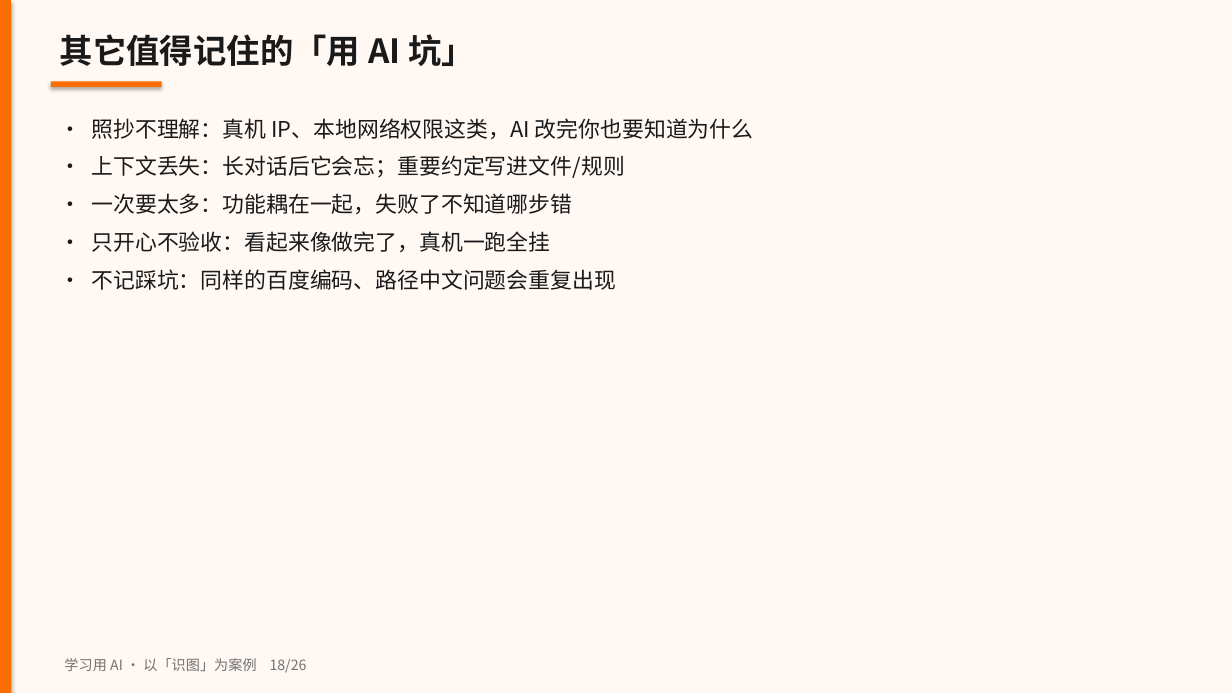
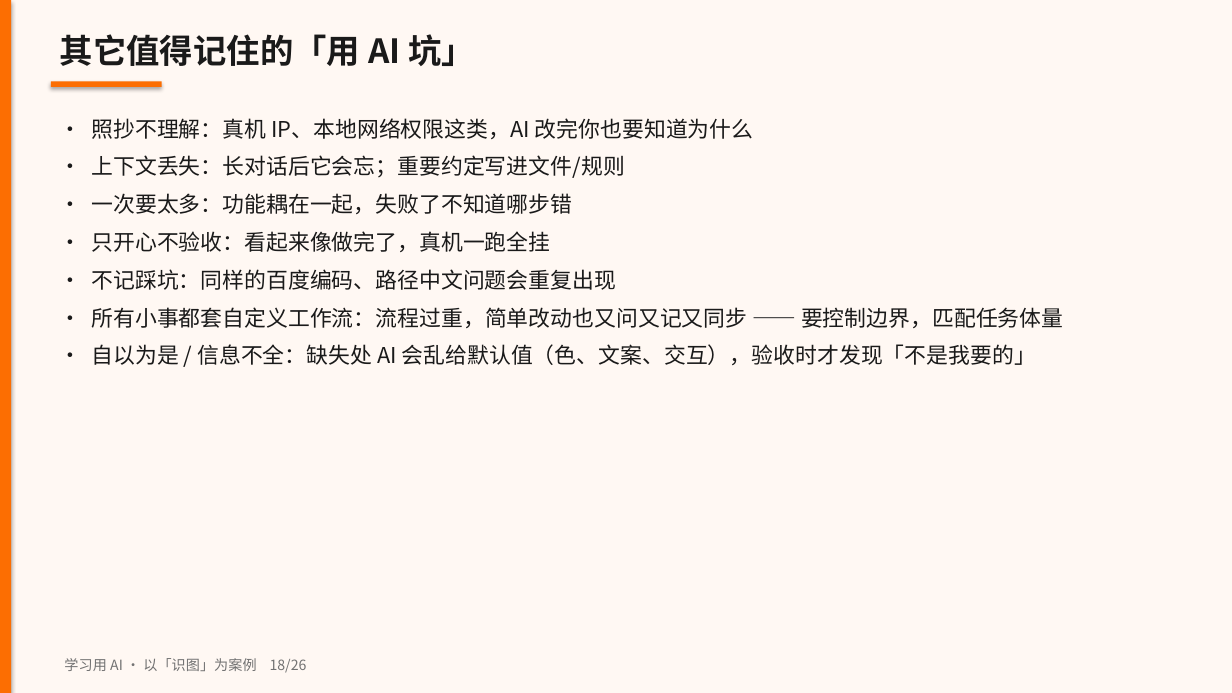
Before and after one commit to jason-jianghv/recognizeGraph, a slide deck: slide 18 of docs/share/识图-Cursor协作复盘.pptx. Drawn at 1232x693 pixels with LibreOffice and Linux fonts; fonts in the diff are those of the drawing. Boxes give left, top, right and bottom in pixels: in the first picture for what was removed or moved away, otherwise in the second. Text is boxed around its words. In the diff, an @@ line names an element or a change of style, - is before the commit and + after.

```diff
--- a/docs/share/识图-Cursor协作复盘.pptx
+++ b/docs/share/识图-Cursor协作复盘.pptx
@@ text at (91, 307, 1063, 365): paragraphs added @@
+• 所有小事都套自定义工作流：流程过重，简单改动也又问又记又同步 —— 要控制边界，匹配任务体量
+• 自以为是 / 信息不全：缺失处 AI 会乱给默认值（色、文案、交互），验收时才发现「不是我要的」
```
Also in this commit, not shown: 5 other slides changed, 4 other files.
